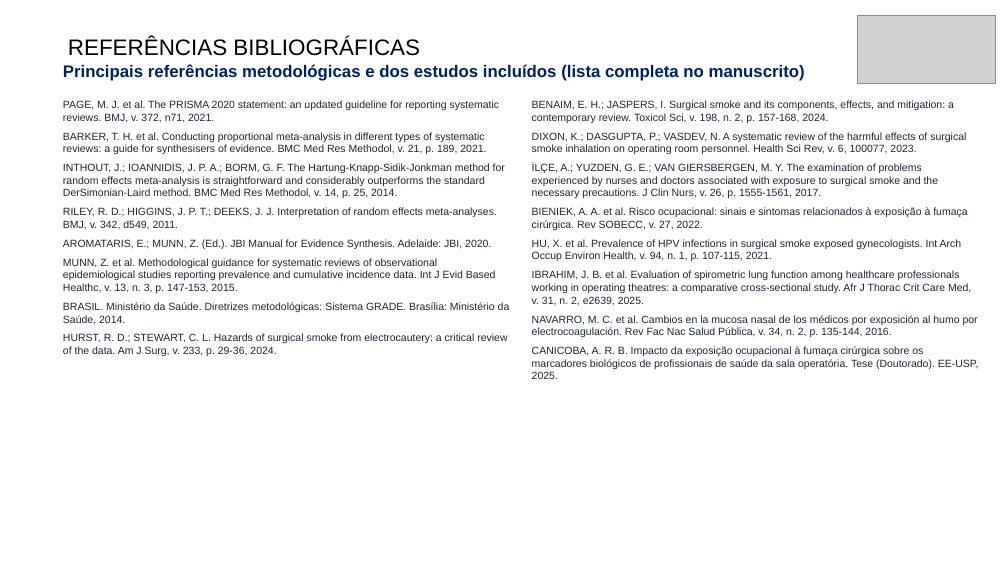
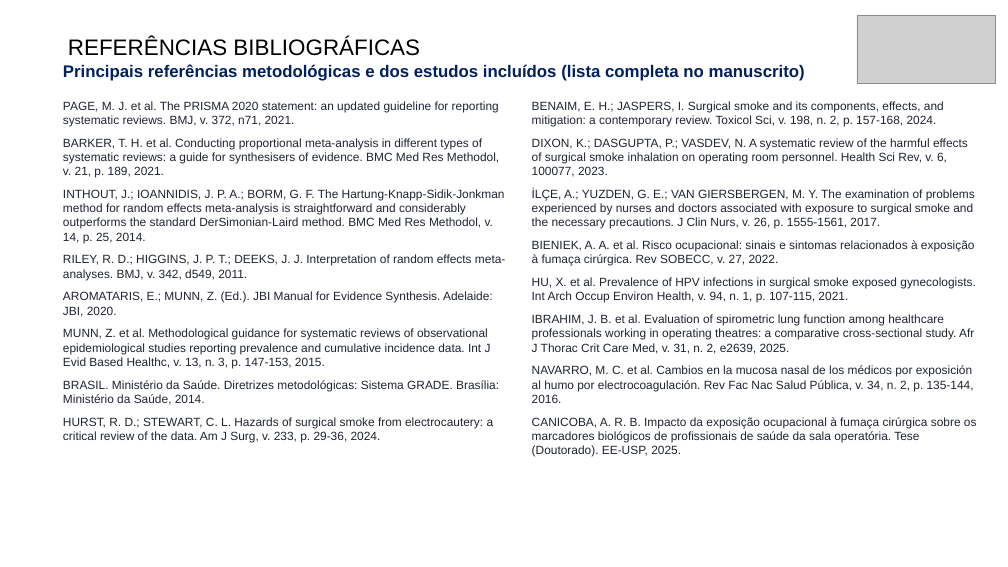
Before and after one commit to ravibuzz/IC-fumaca, a slide deck: slide 18 of apresentacao/SEMICA_Fumaca_Cirurgica_Baccaro.pptx. Drawn at 1008x567 pixels with LibreOffice and Linux fonts; fonts in the diff are those of the drawing; grey boxes stand for pictures; background and template pictures are left out. Boxes give left, top, right and bottom in pixels: in the first picture for what was removed or moved away, otherwise in the second. Text is boxed around its words. In the diff, an @@ line names an element or a change of style, - is before the commit and + after.

```diff
--- a/apresentacao/SEMICA_Fumaca_Cirurgica_Baccaro.pptx
+++ b/apresentacao/SEMICA_Fumaca_Cirurgica_Baccaro.pptx
@@ text "PAGE, M. J. et al. ..." at (63, 101, 505, 443): size 15 to 17 pt; more space between paragraphs @@
@@ text "BENAIM, E. H.; JASPERS, I. ..." at (532, 101, 977, 457): size 15 to 17 pt; more space between paragraphs @@
```
Also in this commit, not shown: 14 other slides changed, 3 other files.
